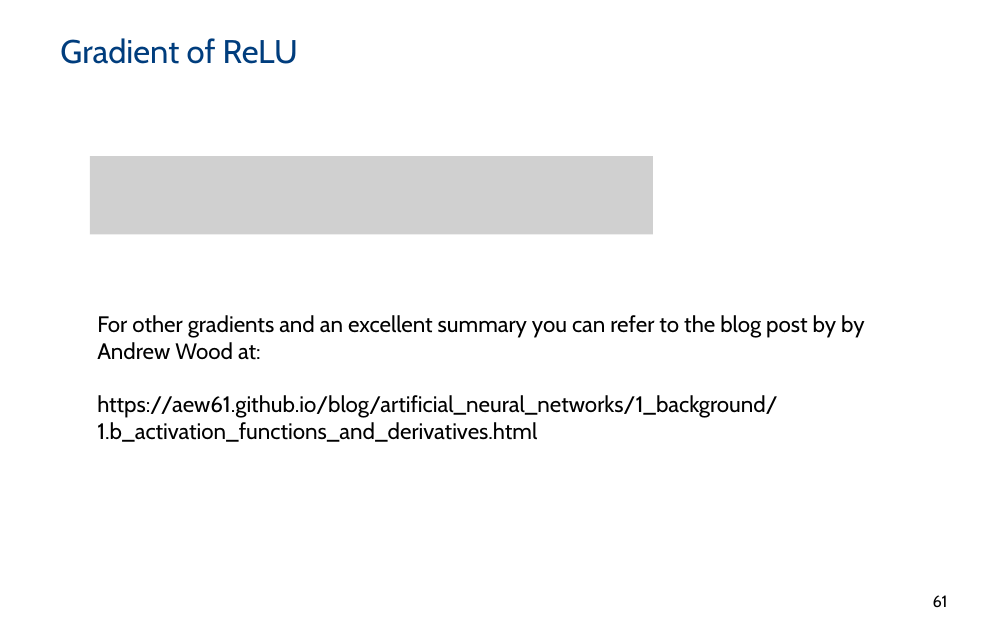
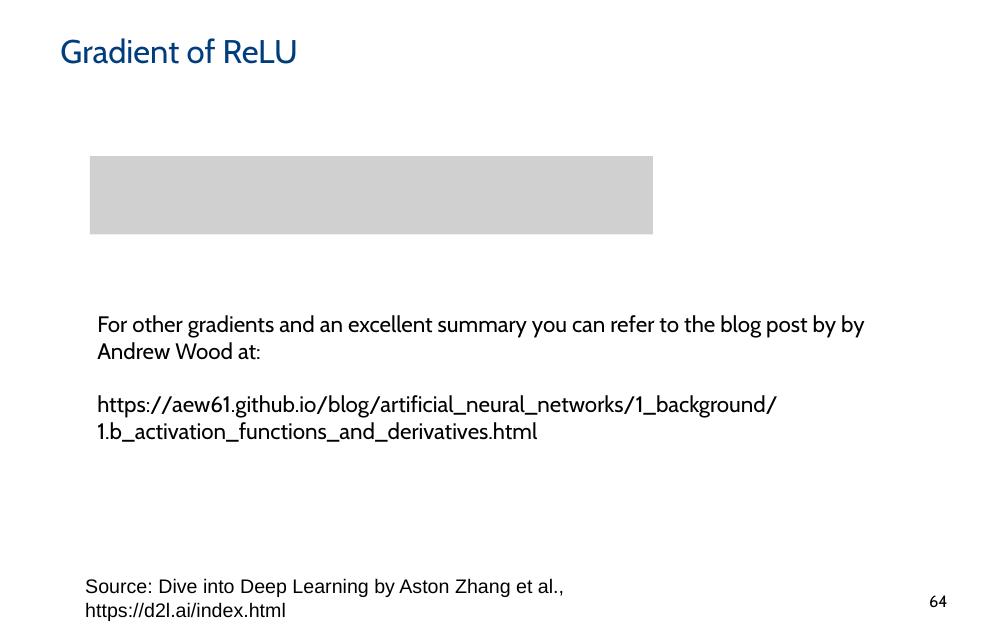
Before and after one commit to PBarnaghi/ML4NS, a slide deck: slide 64 of 06- Neural Networks/ML4NuerScience_NeuralNets.pptx (slide 61 before the commit). Drawn at 1008x630 pixels with LibreOffice and Linux fonts; fonts in the diff are those of the drawing; grey boxes stand for pictures; background and template pictures are left out. Boxes give left, top, right and bottom in pixels: in the first picture for what was removed or moved away, otherwise in the second. Text is boxed around its words. In the diff, an @@ line names an element or a change of style, - is before the commit and + after.

```diff
--- a/06- Neural Networks/ML4NuerScience_NeuralNets.pptx
+++ b/06- Neural Networks/ML4NuerScience_NeuralNets.pptx
@@ text added at [85,578,564,621], 14 pt, text #000000 @@
+Source: Dive into Deep Learning by Aston Zhang et al., https://d2l.ai/index.html
@@ page number at [929,595,947,608]: text changed @@
-61
+64
```
Also in this commit, not shown: 6 other slides changed, 7 slides added, 1 slide removed, 1 other file.
